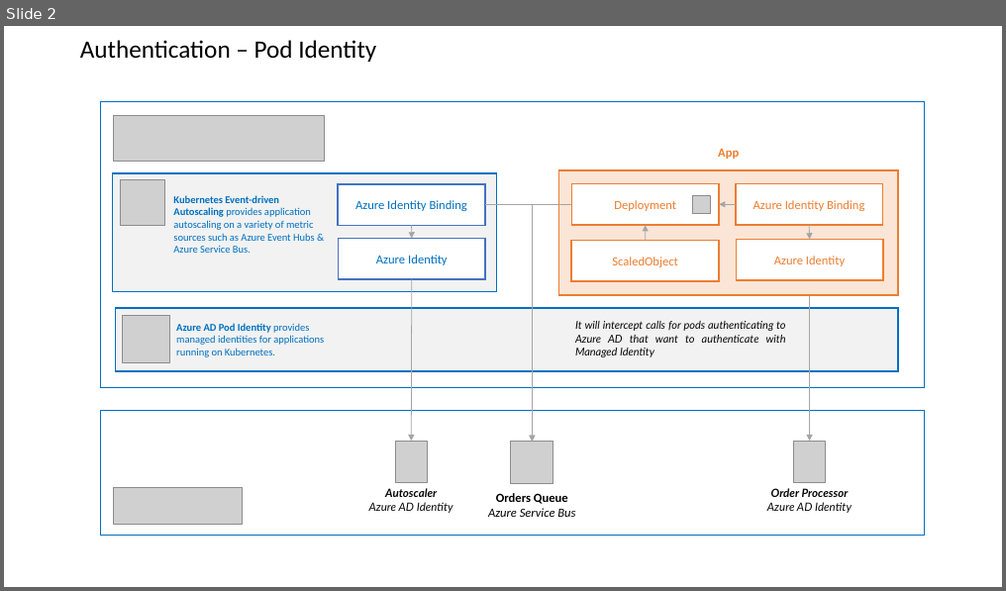
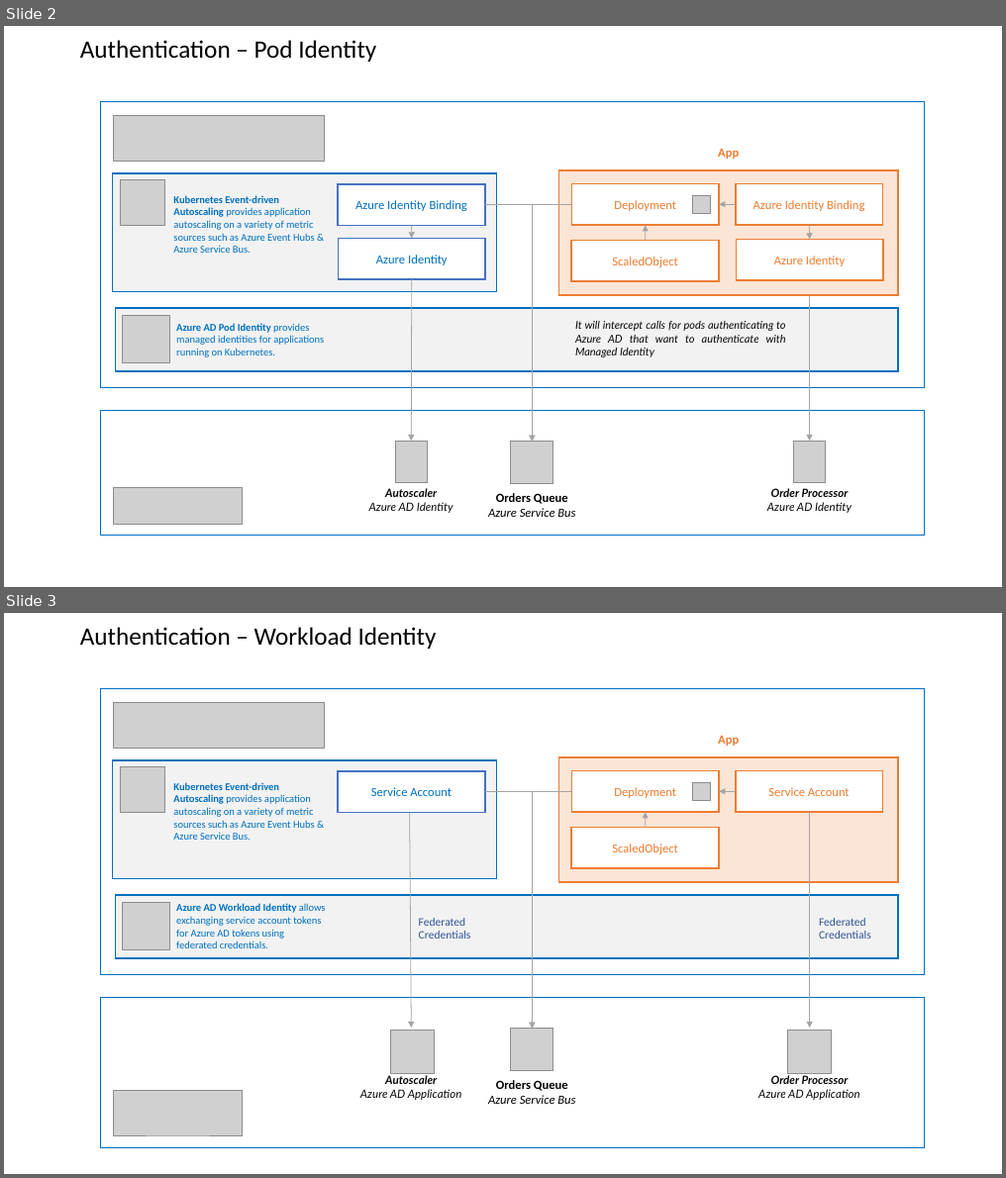
Before and after one commit to kedacore/sample-dotnet-worker-servicebus-queue, a slide deck: images/schematics.pptx. Shown one above the other, each under a label of ours: slide 2 before the commit, slides 2 and 3 after it. The pictures are 1006x591 and 1006x1178 pixels, drawn with LibreOffice and Linux fonts; fonts in the diff are those of the drawing; grey boxes stand for pictures. Boxes give left, top, right and bottom in pixels: in the first picture for what was removed or moved away, otherwise in the second. Text is boxed around its words. In the diff, an @@ line names an element or a change of style, - is before the commit and + after.

Commit message:
Add scenario for workload identity. (#45)

```diff
--- a/images/schematics.pptx
+++ b/images/schematics.pptx
@@ slide 3 added at <box>4,613,1002,1174</box>, background #FFFFFF @@
@@ title added at <box>80,627,437,649</box>, 24 pt, text #000000 @@
+Authentication – Workload Identity
@@ rectangle added at <box>101,688,924,974</box>, fill #FFFFFF, outline #0070C0 1 pt @@
@@ picture added at <box>113,702,325,748</box> @@
@@ group added at <box>113,761,497,878</box>: 2 rectangles, 1 text, 1 picture @@
+Kubernetes Event-driven Autoscaling provides application autoscaling on a variety of metric sources such as Azure Event Hubs & Azure Service Bus.
+Service Account
@@ arrow added from (410, 813) to (411, 1029), #A5A5A5 0.75 pt @@
@@ elbow arrow added from (485, 792) to (533, 1029), #A5A5A5 0.75 pt @@
@@ elbow arrow added from (571, 792) to (533, 1029), #A5A5A5 0.75 pt @@
@@ group added at <box>559,736,899,882</box>: 4 rectangles, 1 text, 1 picture, 1 elbow arrow, 1 arrow @@
+App
+Deployment
+Service Account
+ScaledObject
@@ elbow arrow added from (810, 812) to (810, 1029), #A5A5A5 0.75 pt @@
@@ rectangle added at <box>116,895,898,959</box>, fill #F2F2F2, outline #0070C0 1.5 pt @@
@@ picture added at <box>122,903,170,951</box> @@
@@ text added at <box>176,903,326,949</box>, 10 pt, text #0070C0 @@
+Azure AD Workload Identity allows exchanging service account tokens for Azure AD tokens using federated credentials.
@@ text added at <box>419,918,471,939</box>, 11 pt, text #2F5597 @@
+Federated Credentials
@@ text added at <box>819,918,871,939</box>, 11 pt, text #2F5597 @@
+Federated Credentials
@@ rectangle added at <box>101,998,924,1149</box>, fill #FFFFFF, outline #0070C0 1 pt @@
@@ picture added at <box>390,1031,434,1074</box> @@
@@ picture added at <box>511,1029,553,1071</box> @@
@@ picture added at <box>788,1031,832,1074</box> @@
@@ text added at <box>360,1075,462,1100</box>, 11 pt, text #080808, italic @@
+Autoscaler
+Azure AD Application
@@ text added at <box>488,1080,575,1104</box>, 12 pt, text #000000, italic @@
+Orders Queue
+Azure Service Bus
@@ text added at <box>758,1075,860,1100</box>, 11 pt, text #080808, italic @@
+Order Processor
+Azure AD Application
@@ picture added at <box>113,1090,242,1136</box> @@
```
Also in this commit, not shown: 16 other files.
